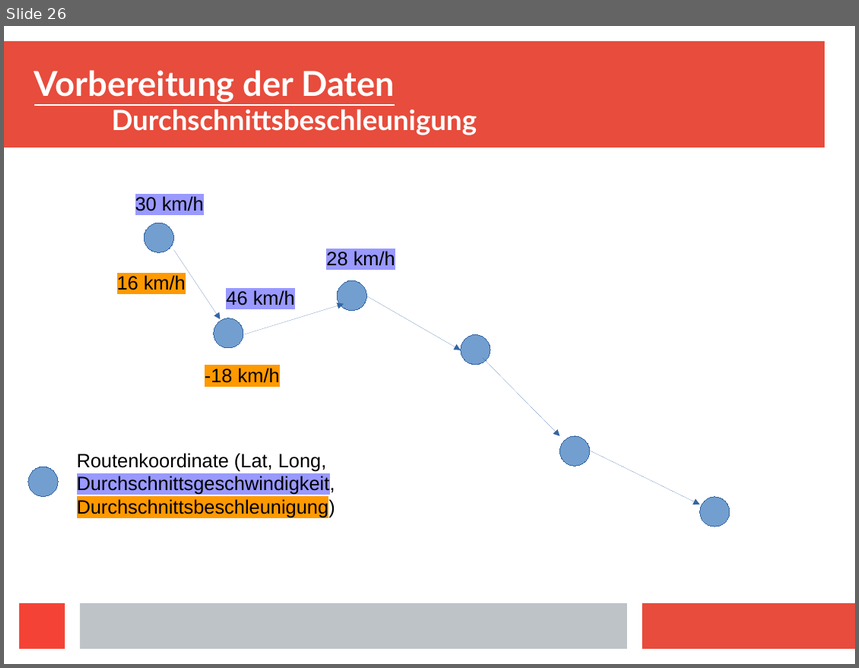
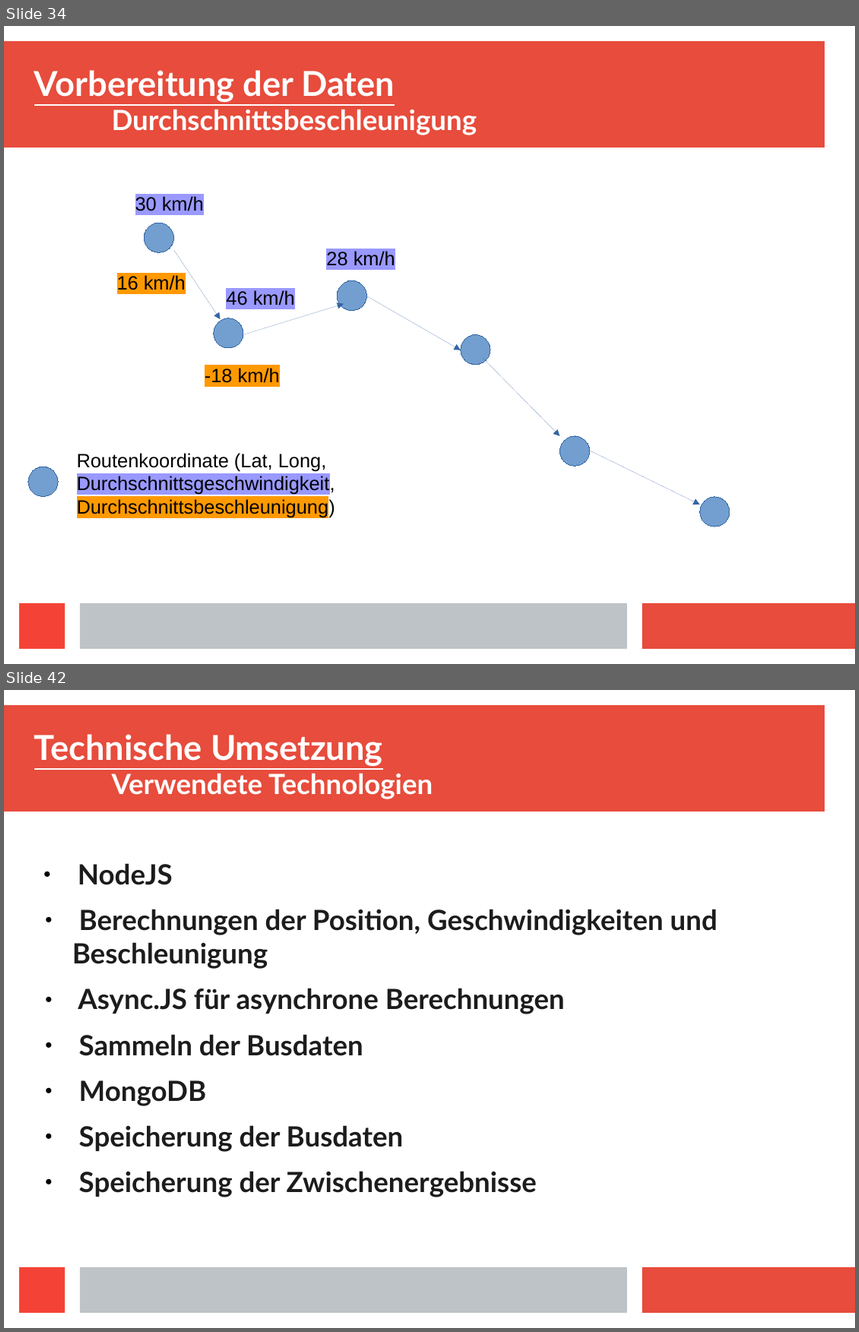
Before and after one commit to Centro1993/Busradar-Visualization, a slide deck: Presentation/Busradar-Mining.odp. Shown one above the other, each under a label of ours: slide 26 before the commit, slides 34 and 42 after it; the slides between them are not shown. The pictures are 859x668 and 859x1332 pixels, drawn with LibreOffice and Linux fonts; fonts in the diff are those of the drawing. Boxes give left, top, right and bottom in pixels: in the first picture for what was removed or moved away, otherwise in the second. Text is boxed around its words. In the diff, an @@ line names an element or a change of style, - is before the commit and + after.

Commit message:
changed position color, added pages to presentation

```diff
--- a/Presentation/Busradar-Mining.odp
+++ b/Presentation/Busradar-Mining.odp
@@ slide 42 added at bbox=[4, 690, 855, 1328], background #FFFFFF; not listed: 4 template elements that a slide beside it also shows @@
@@ title added at bbox=[34, 734, 433, 799], 26 pt, text #FFFFFF, bold @@
+Technische Umsetzung
+Verwendete Technologien
@@ text added at bbox=[72, 863, 718, 1198], 26 pt, text #1C1C1C, bold @@
+● NodeJS
+● Berechnungen der Position, Geschwindigkeiten und Beschleunigung
+● Async.JS für asynchrone Berechnungen
+● Sammeln der Busdaten
+● MongoDB
+● Speicherung der Busdaten
+● Speicherung der Zwischenergebnisse
@@ what was slide 26 is now slide 34 @@
```
Also in this commit, not shown: 5 slides changed, 16 other slides added, 9 other files.
